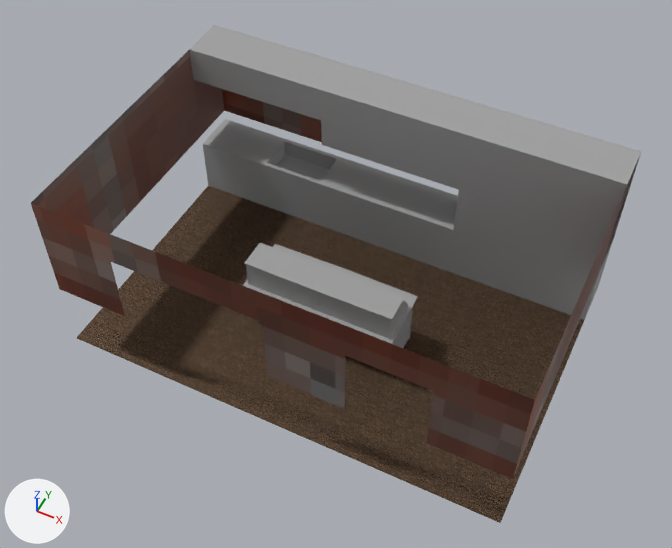
An edit to the Blender file Artwork/Models/Place2.blend, drawn before and after from the same camera.
One viewpoint serves both versions: a 50 mm lens placed at (3.55, -7.32, 9.89), pointed at (0.02, -0.25, 1.04). Lighting does not change. The marker at lower left points along +X, +Y and +Z. The same objects are shown in both versions, whatever each file hides.

In view in the first picture: 'Building_Floor', 'Building_UpperWalls', 'Counter', 'Cupboards'.
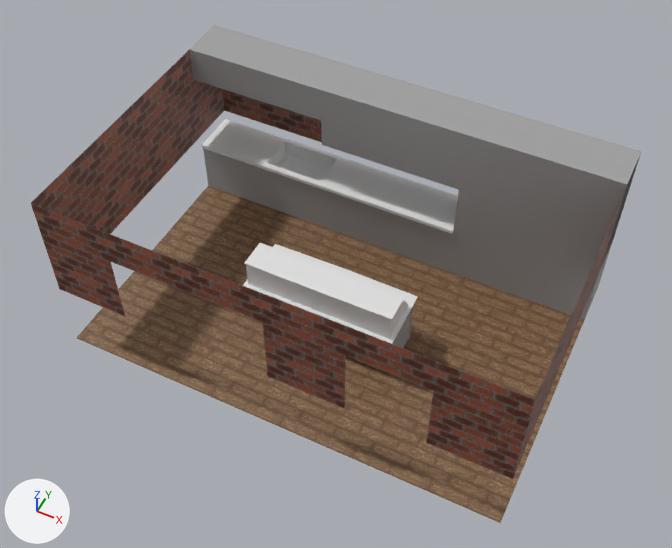
Patch to the scene script:
```diff
--- a/Artwork/Models/Place2.blend.py
+++ b/Artwork/Models/Place2.blend.py
@@ img_pixelwood_basecolor_png @@
+img_pixelwood_basecolor_png = load_image('PixelWood_basecolor.png', '../../models/Textures/PixelWood_basecolor.png', 1024, 1024, 'sRGB')
@@ mat_stylized_planks @@
 mat_stylized_planks = bpy.data.materials.new('Stylized_Planks')
-# nodes: BsdfPrincipled, Group, Mapping, OutputMaterial, TexCoord
+# nodes: BsdfPrincipled, OutputMaterial, TexImage
+# uses the picture img_pixelwood_basecolor_png
@@ mat_marble @@
+mat_marble = principled_material('Marble')
+mat_marble.base_color = (0.8, 0.8, 0.8)  # white #e7e7e7
@@ mat_metal @@
+mat_metal = principled_material('Metal')
+mat_metal.base_color = (0.8, 0.8, 0.8)  # white #e7e7e7
@@ mat_glass @@
+mat_glass = principled_material('Glass')
+mat_glass.base_color = (0.8, 0.8, 0.8)  # white #e7e7e7
@@ me_counter @@
 me_counter.from_pydata(...)  # 262 vertices, 234 faces; spans x -1.05..1.05, y -0.8..0.05, z 0.0..1.25
 # used by ob_counter; location = (0.0, 0.0, 0.0)
+# me_counter part 1: 22 of the faces centred in x -1.01..-0.98, y -0.75..-0.18, z 0.84..1.25 switch from mat_nomaterial (grey #a1a1a1) to mat_metal (white #e7e7e7)
+# me_counter part 2: 22 of the faces centred in x 0.98..1.01, y -0.75..-0.18, z 0.84..1.25 switch from mat_nomaterial (grey #a1a1a1) to mat_metal (white #e7e7e7)
+# me_counter part 3: 8 of the faces centred in x -0.51..-0.5, y -0.77..-0.36, z 1.24..1.25 switch from mat_nomaterial (grey #a1a1a1) to mat_metal (white #e7e7e7)
+# me_counter part 4: 8 of the faces centred in x 0.5..0.51, y -0.77..-0.36, z 1.24..1.25 switch from mat_nomaterial (grey #a1a1a1) to mat_metal (white #e7e7e7)
+# me_counter part 5: 4 of the faces centred in x -0.49, y -0.74..-0.73, z 0.84..1.24 switch from mat_nomaterial (grey #a1a1a1) to mat_glass (white #e7e7e7)
+# me_counter part 6: 4 of the faces centred in x 0.5, y -0.74..-0.73, z 0.84..1.24 switch from mat_nomaterial (grey #a1a1a1) to mat_glass (white #e7e7e7)
+# me_counter part 7: 20 of the faces centred in x -1.05..-0.5, y -0.8..0.04, z 0.82..0.84 switch from mat_nomaterial (grey #a1a1a1) to mat_marble (white #e7e7e7)
+# me_counter part 8: 20 of the faces centred in x 0.5..1.05, y -0.8..0.04, z 0.82..0.84 switch from mat_nomaterial (grey #a1a1a1) to mat_marble (white #e7e7e7)
@@ me_cube_003 @@
 # used by ob_cupboards; location = (0.0, 2.25, 0.0)
-me_cube_003.from_pydata(...)  # 76 vertices, 76 faces; spans x -3.0..3.0, y -0.9..-0.25, z 0.0..2.5
+me_cube_003.from_pydata(...)  # 86 vertices, 86 faces; spans x -3.0..3.0, y -0.93..-0.25, z 0.0..2.5
+# me_cube_003 part 9
+# 4 faces are deleted
+# 12 vertices in x -3.0..3.0, y -0.9..-0.25, z 0.59 move by (0.0, 0.0, 0.2)
+# 10 vertices are added at x -3.0..1.0, y -0.93, z 0.79..0.84
+# 14 new faces join them, mat_marble (white #e7e7e7)
+# me_cube_003 part 10: 13 faces spanning x -3.0..1.0, y -0.9..-0.25, z 0.59..0.84 switch from mat_nomaterial (grey #a1a1a1) to mat_marble (white #e7e7e7)
@@ me_building_004 @@
 me_building_004.from_pydata(...)  # 59 vertices, 37 faces; spans x -3.0..3.0, y -2.0..2.0, z 1.0..2.5
 # used by ob_building_upperwalls; location = (0.0, 0.0, 0.0)
+# me_building_004 part 11: texture (UV) coordinates of 37 of 37 faces, centred in x -3.0..3.0, y -2.0..2.0, z 1.5..2.25, changed; they spanned u 0.0..0.81, v 0.83..0.99 and now span u -2.5..3.5, v -0.25..1.25
 me_building_004.materials.append(mat_brickwall)
```

What differs and where, as boxes [x1, y1, x2, y2] in the pictures (672 x 548 px):
'Building_Floor', surface changed
    both: [77, 186, 584, 523]
part 1 of me_counter, recoloured
    both: [245, 243, 260, 285]
part 2 of me_counter, recoloured
    both: [388, 297, 408, 339]
part 3 of me_counter, recoloured (grey to white)
    both: [244, 243, 331, 291]
part 4 of me_counter, recoloured (grey to white)
    both: [316, 269, 405, 320]
part 5 of me_counter, recoloured
    both: [248, 265, 316, 310]
part 6 of me_counter, recoloured
    both: [318, 292, 389, 338]
part 7 of me_counter, recoloured (grey to white)
    both: [243, 244, 345, 314]
part 8 of me_counter, recoloured (grey to white)
    both: [315, 269, 418, 344]
part 9 of me_cube_003, built on
    before: [203, 144, 610, 320]
    after: [201, 144, 610, 320]
part 10 of me_cube_003, recoloured
    both: [203, 119, 458, 230]
part 11 of me_building_004, surface changed
    both: [31, 50, 640, 479]
